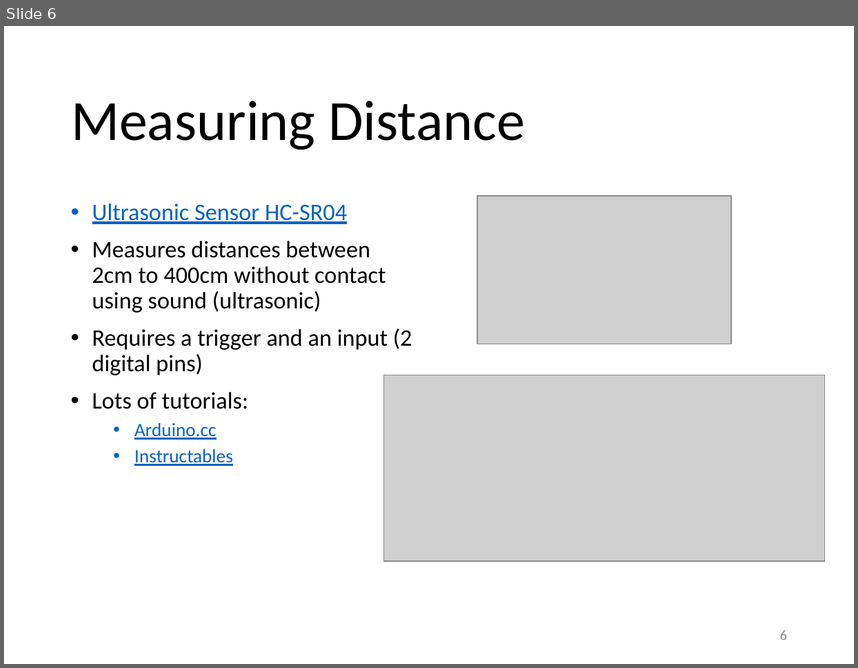
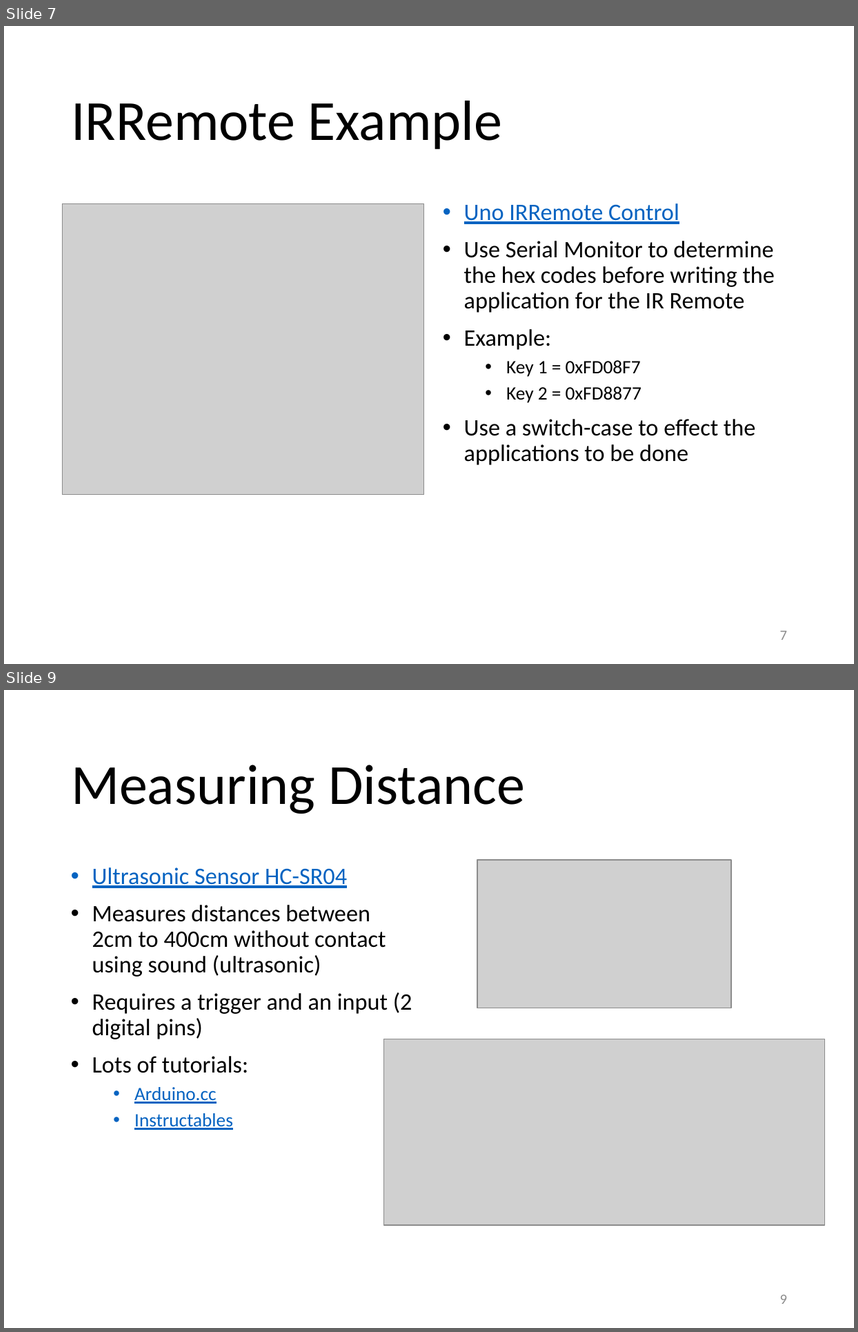
Before and after one commit to RDorville/digfab, a slide deck: presentations/ep1000_sensors/ep1000_sensors.pptx. Shown one above the other, each under a label of ours: slide 6 before the commit, slides 7 and 9 after it; the slides between them are not shown. The pictures are 858x668 and 858x1332 pixels, drawn with LibreOffice and Linux fonts; fonts in the diff are those of the drawing; grey boxes stand for pictures; background and template pictures are left out. Boxes give left, top, right and bottom in pixels: in the first picture for what was removed or moved away, otherwise in the second. Text is boxed around its words. In the diff, an @@ line names an element or a change of style, - is before the commit and + after.

```diff
--- a/presentations/ep1000_sensors/ep1000_sensors.pptx
+++ b/presentations/ep1000_sensors/ep1000_sensors.pptx
@@ slide 7 added at [4, 26, 854, 664], background #FFFFFF @@
@@ title added at [71, 101, 503, 150], 48 pt, text #000000 @@
+IRRemote Example
@@ picture added at [63, 203, 424, 495] @@
@@ text added at [464, 203, 775, 465], 20 pt, text #000000 @@
+• Uno IRRemote Control
+• Use Serial Monitor to determine the hex codes before writing the application for the IR Remote
+• Example:
+  • Key 1 = 0xFD08F7
+  • Key 2 = 0xFD8877
+• Use a switch-case to effect the applications to be done
@@ page number added at [780, 630, 787, 639], 12 pt, text #8C8C8C @@
+7
@@ what was slide 6 is now slide 9 @@
@@ page number at [780, 1294, 787, 1303]: text changed @@
-6
+9
```
Also in this commit, not shown: 3 other slides added, 7 other files.
